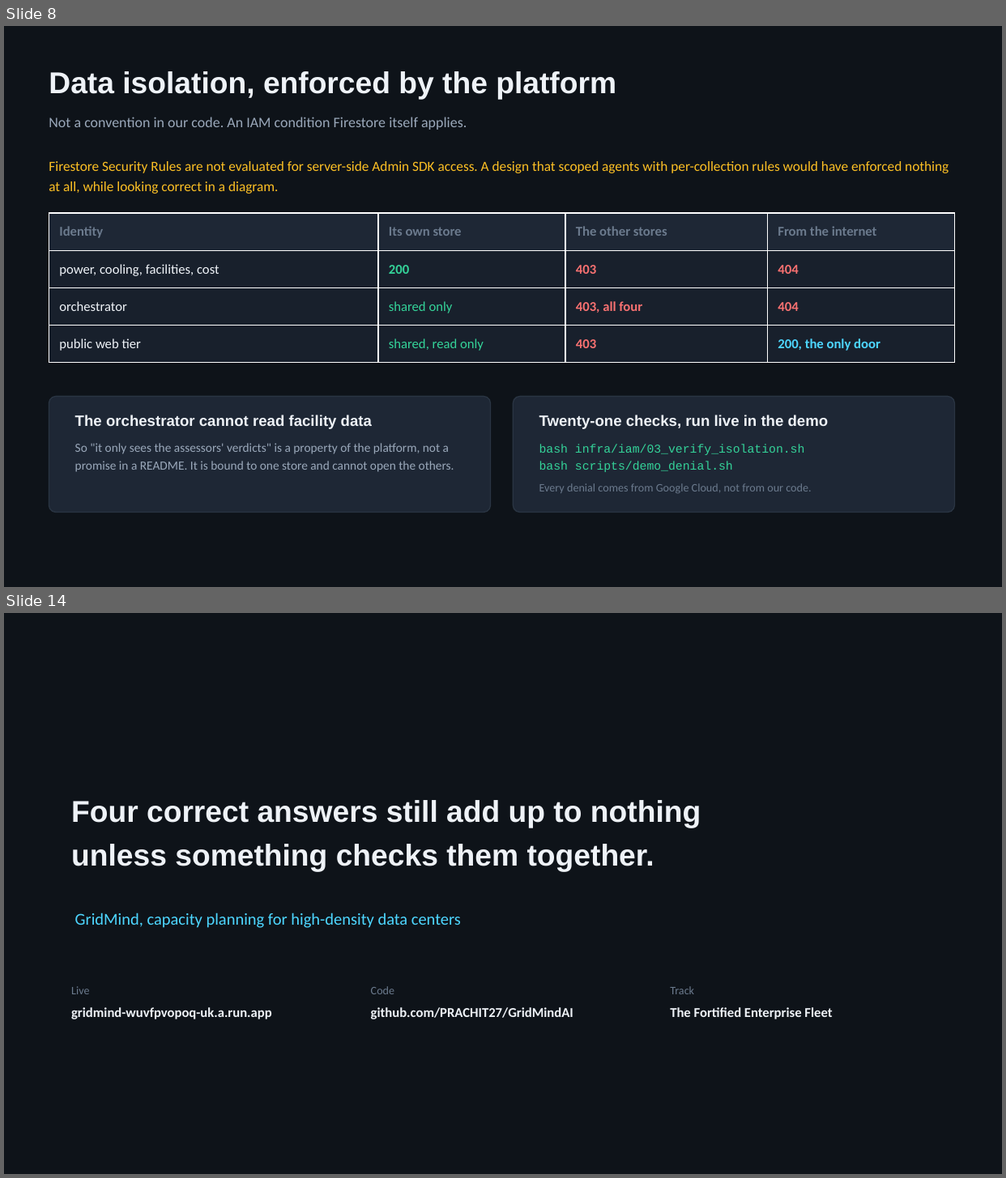
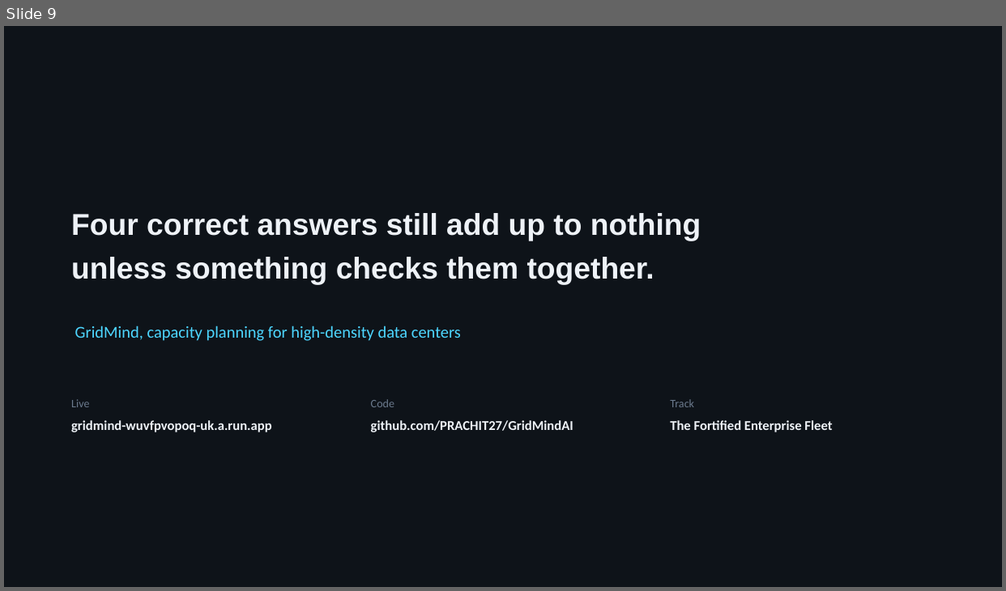
Before and after one commit to PRACHIT27/GridMindAI, a slide deck: docs/GridMind_Submission_Deck.pptx. Shown one above the other, each under a label of ours: slides 8 and 14 before the commit, slide 9 after it; the slides between them are not shown. The pictures are 1006x1178 and 1006x591 pixels, drawn with LibreOffice and Linux fonts; fonts in the diff are those of the drawing. Boxes give left, top, right and bottom in pixels: in the first picture for what was removed or moved away, otherwise in the second. Text is boxed around its words. In the diff, an @@ line names an element or a change of style, - is before the commit and + after.

```diff
--- a/docs/GridMind_Submission_Deck.pptx
+++ b/docs/GridMind_Submission_Deck.pptx
@@ slide 8 removed at (4, 26, 1002, 587), background #0E1319 @@
@@ text removed at (49, 71, 616, 100) @@
-Data isolation, enforced by the platform
@@ text removed at (49, 117, 467, 130) @@
-Not a convention in our code. An IAM condition Firestore itself applies.
@@ text removed at (49, 161, 948, 194) @@
-Firestore Security Rules are not evaluated for server-side Admin SDK access. A design that scoped agents with per-collection rules would have enforced nothing at all, while looking correct in a diagram.
@@ table removed at (49, 213, 955, 363), 4 rows, 4 columns @@
-Identity | Its own store | The other stores | From the internet
-power, cooling, facilities, cost | 200 | 403 | 404
-orchestrator | shared only | 403, all four | 404
-public web tier | shared, read only | 403 | 200, the only door
@@ rounded rectangle removed at (49, 396, 491, 513) @@
@@ rounded rectangle removed at (513, 396, 955, 513) @@
@@ text removed at (75, 415, 372, 429) @@
-The orchestrator cannot read facility data
@@ text removed at (539, 415, 829, 429) @@
-Twenty-one checks, run live in the demo
@@ text removed at (75, 443, 454, 472) @@
-So "it only sees the assessors' verdicts" is a property of the platform, not a promise in a README. It is bound to one store and cannot open the others.
@@ text removed at (539, 444, 805, 472) @@
-bash infra/iam/03_verify_isolation.sh
-bash scripts/demo_denial.sh
@@ text removed at (539, 484, 811, 493) @@
-Every denial comes from Google Cloud, not from our code.
@@ what was slide 14 is now slide 9 @@
```
Also in this commit, not shown: 3 slides changed, 4 slides added, 8 other slides removed, 1 other file.
